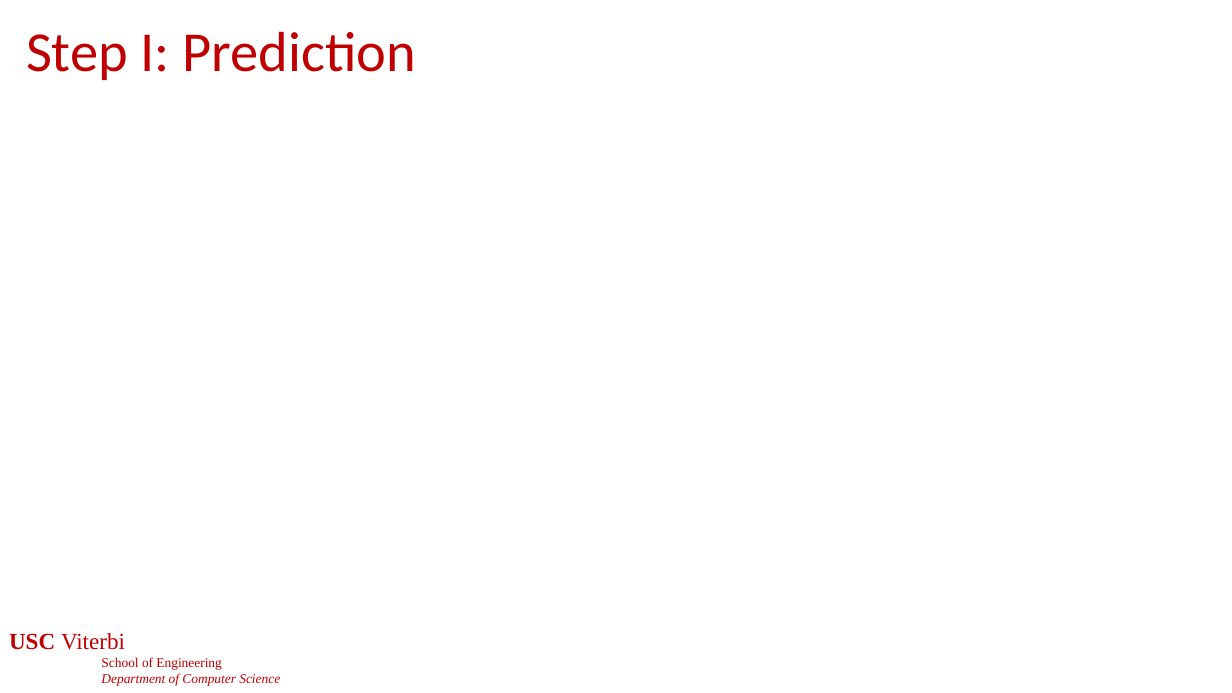
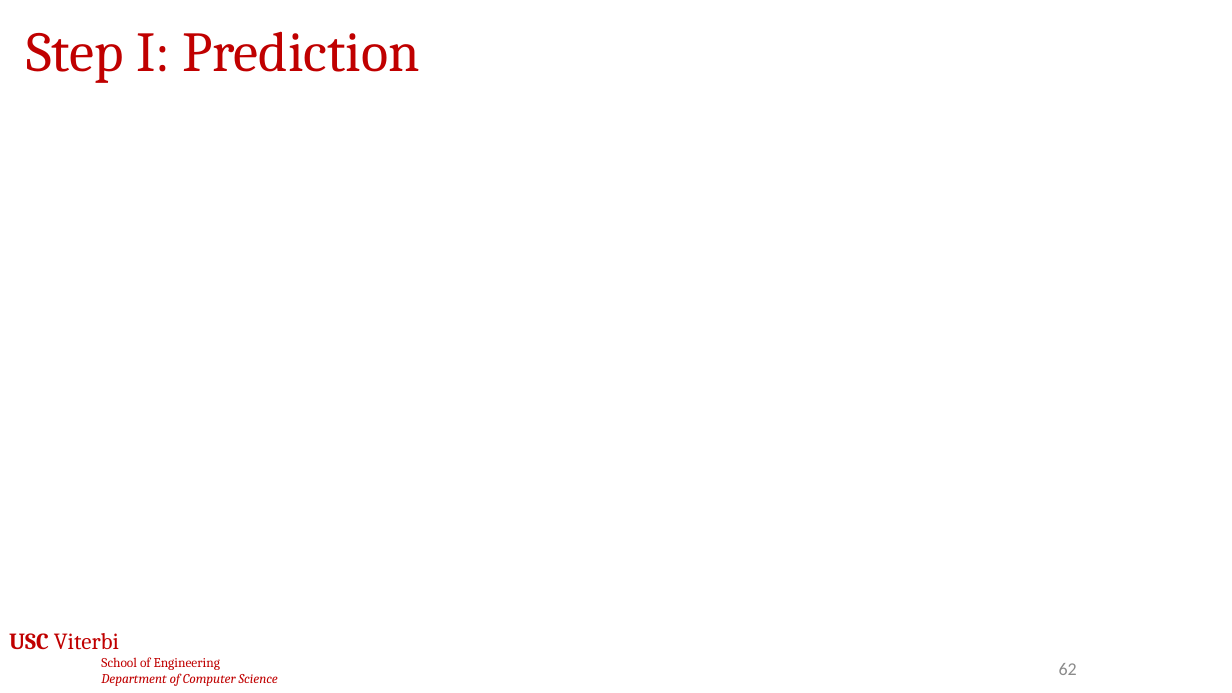
Before and after one commit to jdeshmukh/jdeshmukh.github.io, a slide deck: slide 62 of teaching/cs513-autocps-fall-2026/slides/5-Control.pptx. Drawn at 1232x693 pixels with LibreOffice and Linux fonts; fonts in the diff are those of the drawing; grey boxes stand for pictures; background and template pictures are left out. Boxes give left, top, right and bottom in pixels: in the first picture for what was removed or moved away, otherwise in the second. Text is boxed around its words. In the diff, an @@ line names an element or a change of style, - is before the commit and + after.

```diff
--- a/teaching/cs513-autocps-fall-2026/slides/5-Control.pptx
+++ b/teaching/cs513-autocps-fall-2026/slides/5-Control.pptx
@@ title "Step I: Prediction" at [26, 31, 420, 83]: font Calibri to Cambria @@
@@ text "USC Viterbi" at [9, 633, 278, 686]: font Times New Roman to Cambria @@
@@ page number added at [1059, 663, 1077, 675], 14 pt, text #8C8C8C @@
+62
```
Also in this commit, not shown: 72 other slides changed, 1 other file.
